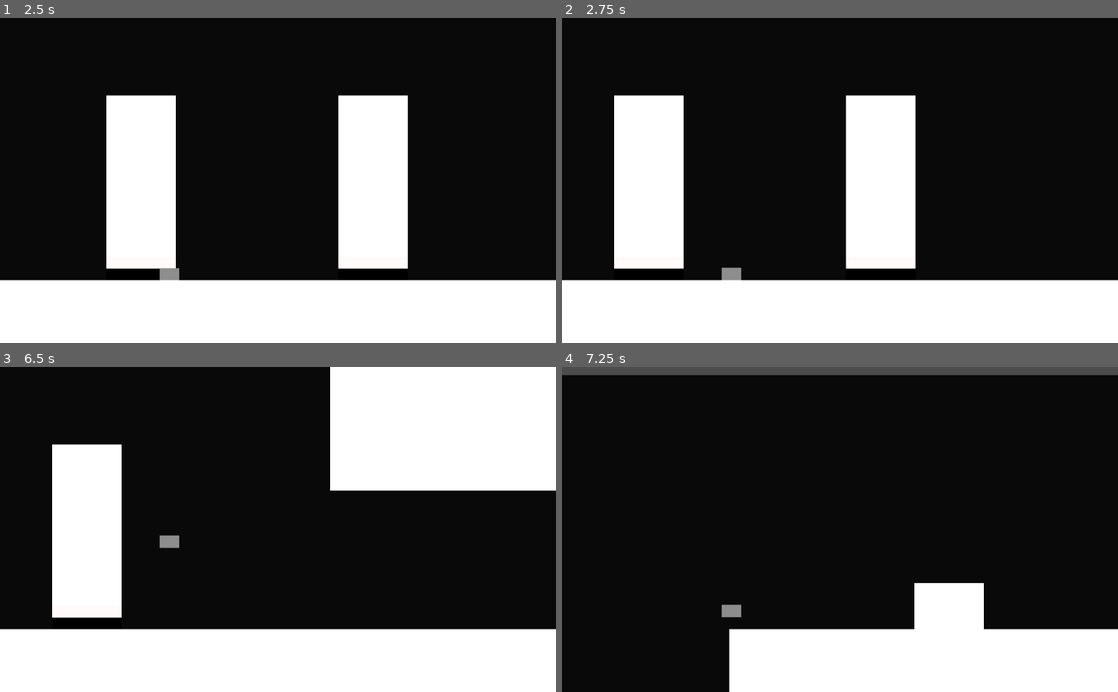
Above: before the commit, frames 1-4 (two rows, left to right).
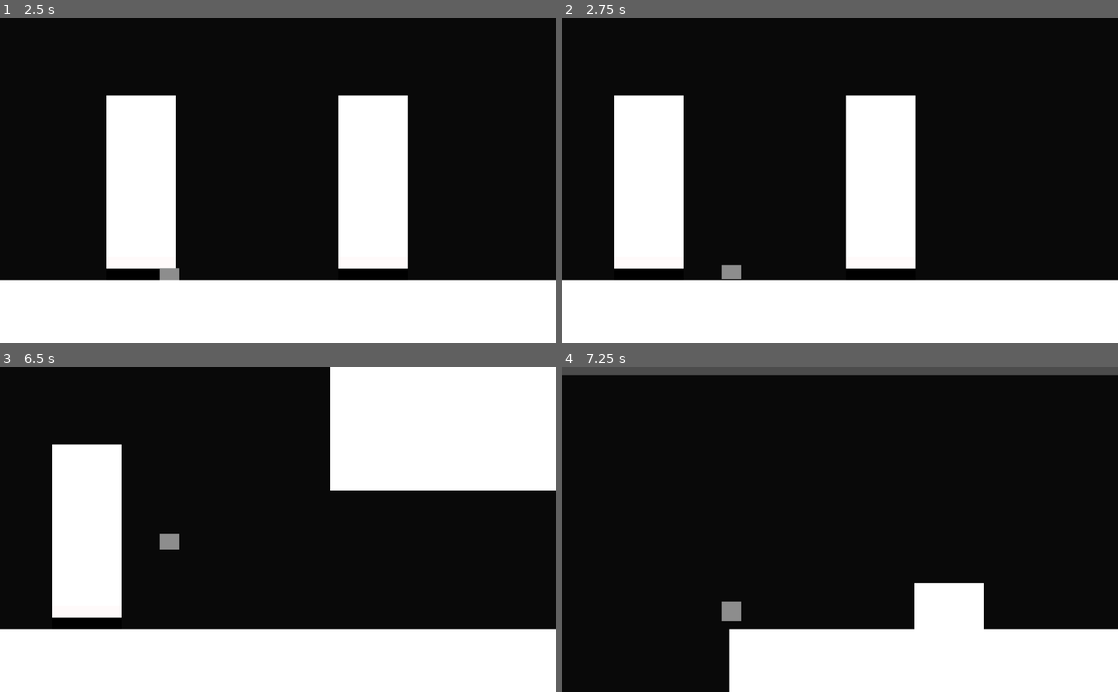
Above: after the commit, the same moments.

Repository: oleksadobush/Up_is_Down
Game: Godot game, scene res://src/Main.tscn
Same seed, same stepped clock (60 frames per second), same inputs: the game is played once before the commit and once after it.
Inputs:
- Up to frame 1 (2.5 s): hold Right (RIGHT) 0.53-2.03 s; tap Up (UP) at 0.77, 1.52 s; tap Enter at 2 s; hold Down (DOWN) from 2.03 s (still down)
- Up to frame 2 (2.75 s): keep holding Down (DOWN)
- Up to frame 3 (6.5 s): release Down (DOWN) at 2.78 s; hold Right (RIGHT) 2.78-4.28 s; tap Up (UP) at 3.02, 3.77, 4.52, 6.02 s; tap Space at 4.25 s; hold Right (RIGHT) 5.03-5.78 s; tap Enter at 5.75 s; hold Down (DOWN) from 5.78 s (still down)
- Up to frame 4 (7.25 s): keep holding Down (DOWN); tap Up (UP) at 6.77 s

Frame 1 is identical in both runs. In frame 2, less than 0.1% of the frame differs, in the area x 28-33%, y 75-81%; in frame 3, less than 0.1%; in frame 4, less than 0.1%, in the area x 28-33%, y 72-79%.

Commit message:
ban sliding while jumped

Diff:
--- a/src/Actors/Player.gd
+++ b/src/Actors/Player.gd
@@ -31,7 +31,7 @@
 	if not _jumped and Input.is_action_pressed("RIGHT"):
 		_velocity.x += SPEED_UP
 
-	if not _sliding and Input.is_action_pressed("DOWN"):
+	if not _sliding and not _jumped and Input.is_action_pressed("DOWN"):
 		AnimPlayer.play("start_slide")
 		_sliding = true
 	if _sliding and not CeillingRay.is_colliding() and \
